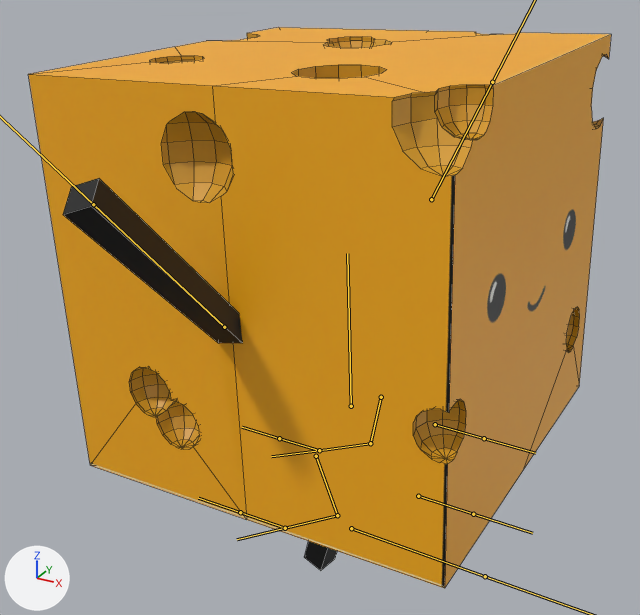
What one commit did to the FBX model Assets/Art/Models/Character/FBX_Character_Cheese.fbx.
Both versions are drawn from a 50 mm camera at (0.0144, -0.0287, 0.025) aimed at (-0.0012, -0.0003, 0.0108). Arrows for +X, +Y and +Z are at lower left; the lights stay in place. Both versions are drawn at frame 7 of the action 'Armature|Fall'; the numbers are the values there. The bones that bend it are drawn over the model as lines. Mesh edges are drawn as thin lines.

The first picture shows 'FBX_Character_Cheese'.
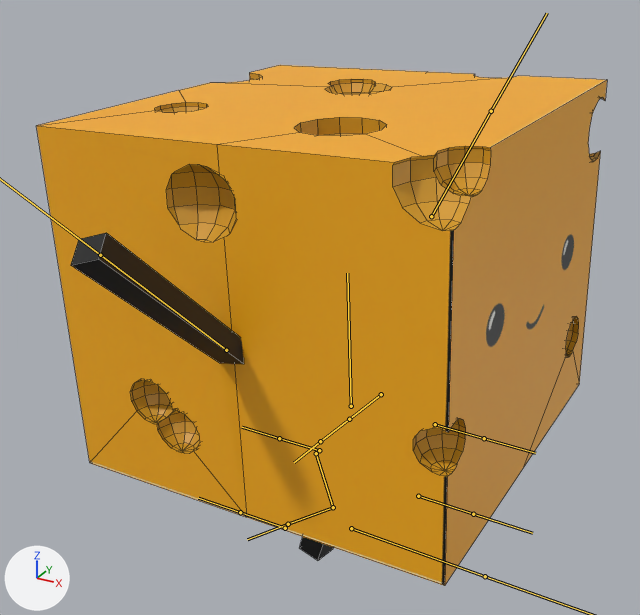
Boxes [x1, y1, x2, y2] around the edits, measured in the pictures (640 x 615 px):
'FBX_Character_Cheese', posed (7% shorter)
    before: [28, 27, 611, 588]
    after: [37, 65, 607, 586]
bone 'Head', root to tip
    before: (351, 406) to (347, 253)
    after: (351, 406) to (347, 273)
bone 'UpperLeg_L', root to tip
    before: (381, 397) to (370, 443)
    after: (381, 394) to (349, 419)
bone 'LowerLeg_L', root to tip
    before: (370, 443) to (319, 450)
    after: (349, 419) to (320, 441)
bone 'UpperLeg_R', root to tip
    before: (316, 456) to (337, 515)
    after: (316, 453) to (333, 507)
bone 'LowerLeg_R', root to tip
    before: (337, 515) to (285, 528)
    after: (333, 507) to (288, 524)

Edits to the bpy script that builds the scene:
```text
Change bone_head:
    where bone_head = bpy.data.objects['Armature'].pose.bones['Head']
    bone_head.scale: (1.0, 1.0, 1.0) -> (1.0, 0.88, 1.0)
Change bone_upperleg_l:
    where bone_upperleg_l = bpy.data.objects['Armature'].pose.bones['UpperLeg_L']  # child of 'Head'
    bone_upperleg_l.rotation_quaternion: (0.993, 0.0, -0.014, 0.118) -> (0.932, -0.006, -0.014, 0.362)  # degrees (0, -2, 14) -> degrees (-1, -1, 42)
    bone_upperleg_l.scale: (1.0, 1.0, 1.0) -> (1.07, 0.94, 1.0)
Change bone_lowerleg_l:
    where bone_lowerleg_l = bpy.data.objects['Armature'].pose.bones['LowerLeg_L']  # child of 'UpperLeg_L'
    bone_lowerleg_l.rotation_quaternion: (0.894, -0.001, -0.003, 0.448) -> (1.0, 0.004, -0.001, -0.03)  # degrees (0, 0, 53) -> degrees (0, 0, -3)
    bone_lowerleg_l.scale: (1.0, 1.0, 1.0) -> (1.07, 0.87, 1.0)
Change bone_upperleg_r:
    where bone_upperleg_r = bpy.data.objects['Armature'].pose.bones['UpperLeg_R']  # child of 'Head'
    bone_upperleg_r.rotation_quaternion: (0.981, -0.038, -0.067, -0.177) -> (0.988, -0.04, -0.06, -0.14)  # degrees (-3, -8, -20) -> degrees (-4, -7, -16)
    bone_upperleg_r.scale: (1.0, 1.0, 1.0) -> (1.01, 0.99, 1.0)
Change bone_lowerleg_r:
    where bone_lowerleg_r = bpy.data.objects['Armature'].pose.bones['LowerLeg_R']  # child of 'UpperLeg_R'
    bone_lowerleg_r.rotation_quaternion: (0.757, -0.028, 0.138, 0.638) -> (0.826, -0.006, 0.168, 0.539)  # degrees (8, 14, 81) -> degrees (10, 16, 68)
    bone_lowerleg_r.scale: (1.0, 1.0, 1.0) -> (0.99, 0.99, 1.0)
```
